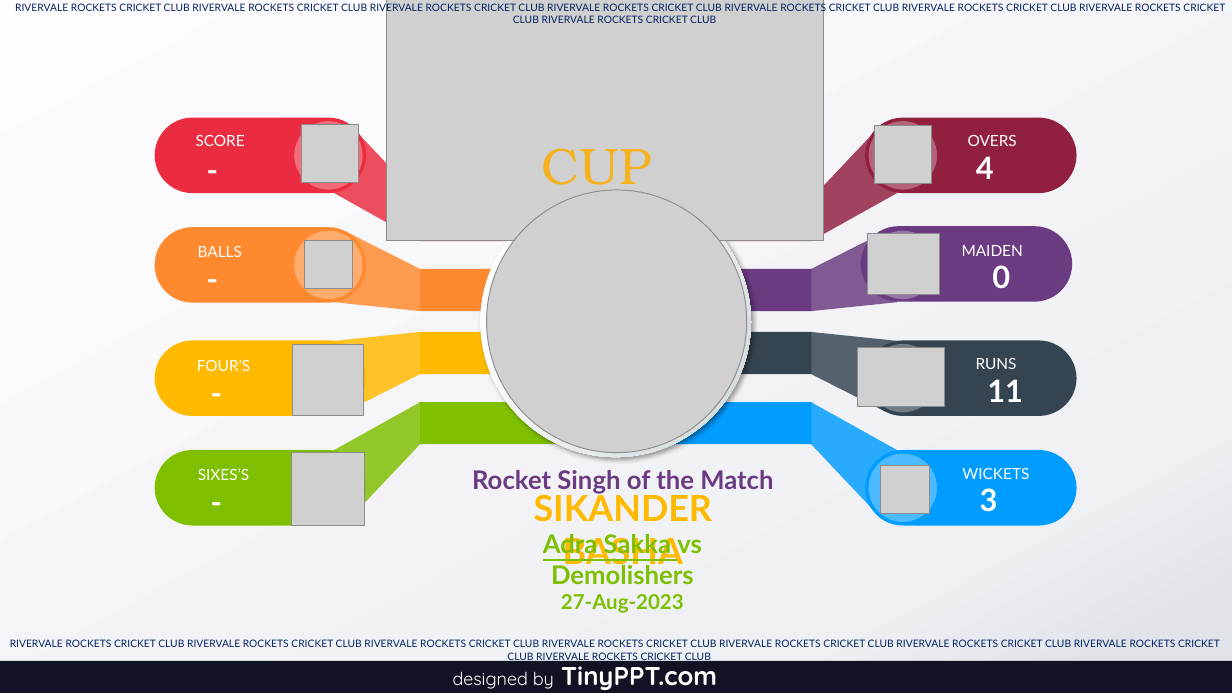
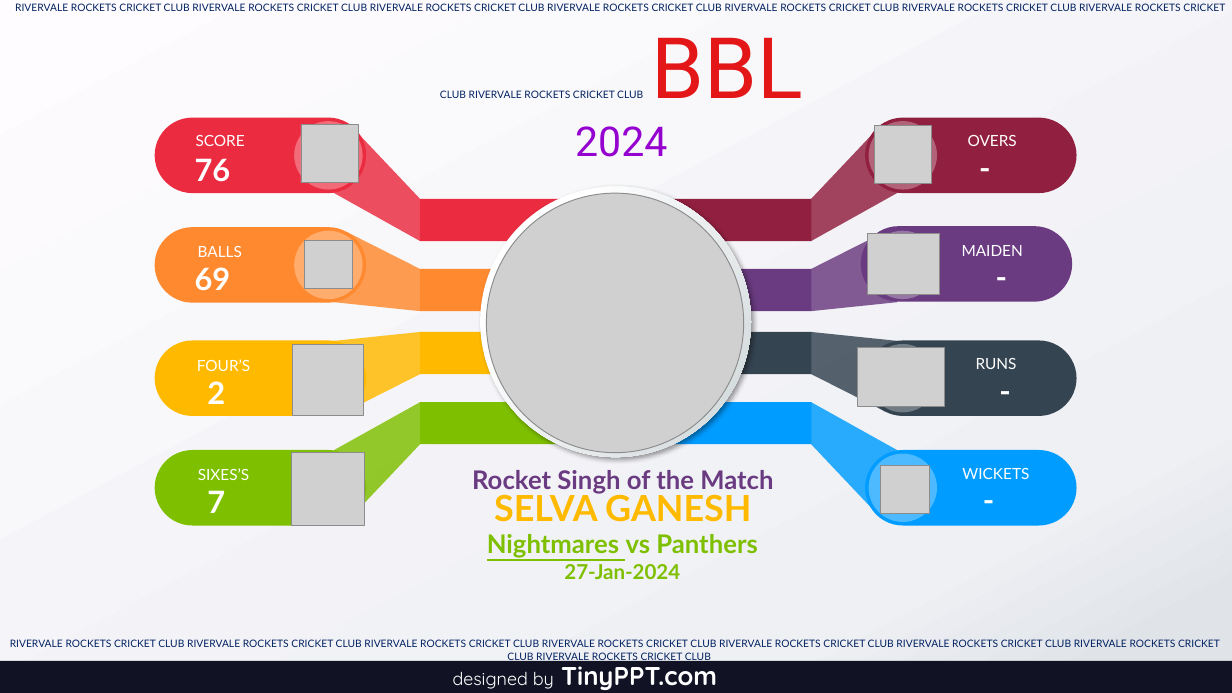
Before and after one commit to Sachienmittal/RRCC, a slide deck: slide 1 of Manage/Rocket singh.pptx. Drawn at 1232x693 pixels with LibreOffice and Linux fonts; fonts in the diff are those of the drawing; grey boxes stand for pictures. Boxes give left, top, right and bottom in pixels: in the first picture for what was removed or moved away, otherwise in the second. Text is boxed around its words. In the diff, an @@ line names an element or a change of style, - is before the commit and + after.

Commit message:
20240127 sELVA

```diff
--- a/Manage/Rocket singh.pptx
+++ b/Manage/Rocket singh.pptx
@@ text at (15,3,1225,157): text changed @@
-RIVERVALE ROCKETS CRICKET CLUB RIVERVALE ROCKETS CRICKET CLUB RIVERVALE ROCKETS CRICKET CLUB RIVERVALE ROCKETS CRICKET CLUB RIVERVALE ROCKETS CRICKET CLUB RIVERVALE ROCKETS CRICKET CLUB RIVERVALE ROCKETS CRICKET CLUB RIVERVALE ROCKETS CRICKET CLUB
+RIVERVALE ROCKETS CRICKET CLUB RIVERVALE ROCKETS CRICKET CLUB RIVERVALE ROCKETS CRICKET CLUB RIVERVALE ROCKETS CRICKET CLUB RIVERVALE ROCKETS CRICKET CLUB RIVERVALE ROCKETS CRICKET CLUB RIVERVALE ROCKETS CRICKET CLUB RIVERVALE ROCKETS CRICKET CLUB BBL
+2024
@@ picture removed at (387,0,823,240) @@
@@ text removed at (542,148,652,196) @@
-CUP
@@ text at (195,158,231,182): text changed @@
--
+76
@@ text at (976,156,994,179): text changed @@
-4
+-
@@ picture: place and size @@
-picture at (487,190,748,453)
+picture at (486,193,743,453)
@@ text at (195,267,231,291): text changed @@
--
+69
@@ text at (992,265,1010,289): text changed @@
-0
+-
@@ text at (207,381,225,404): text changed @@
--
+2
@@ text at (987,379,1023,402): text changed @@
-11
+-
@@ text at (207,490,225,513): text changed @@
--
+7
@@ text at (494,490,751,522): text changed @@
-SIKANDER BASHA
+SELVA GANESH
@@ text at (980,488,998,512): text changed @@
-3
+-
@@ text at (487,534,758,579): text changed @@
-Adra Sakka vs Demolishers
-27-Aug-2023
+Nightmares vs Panthers
+27-Jan-2024
```
